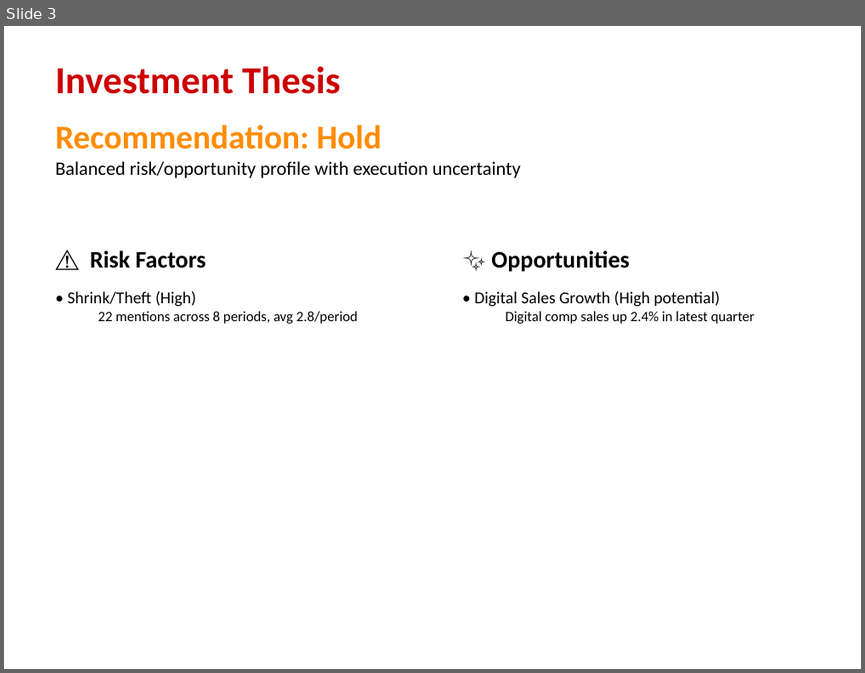
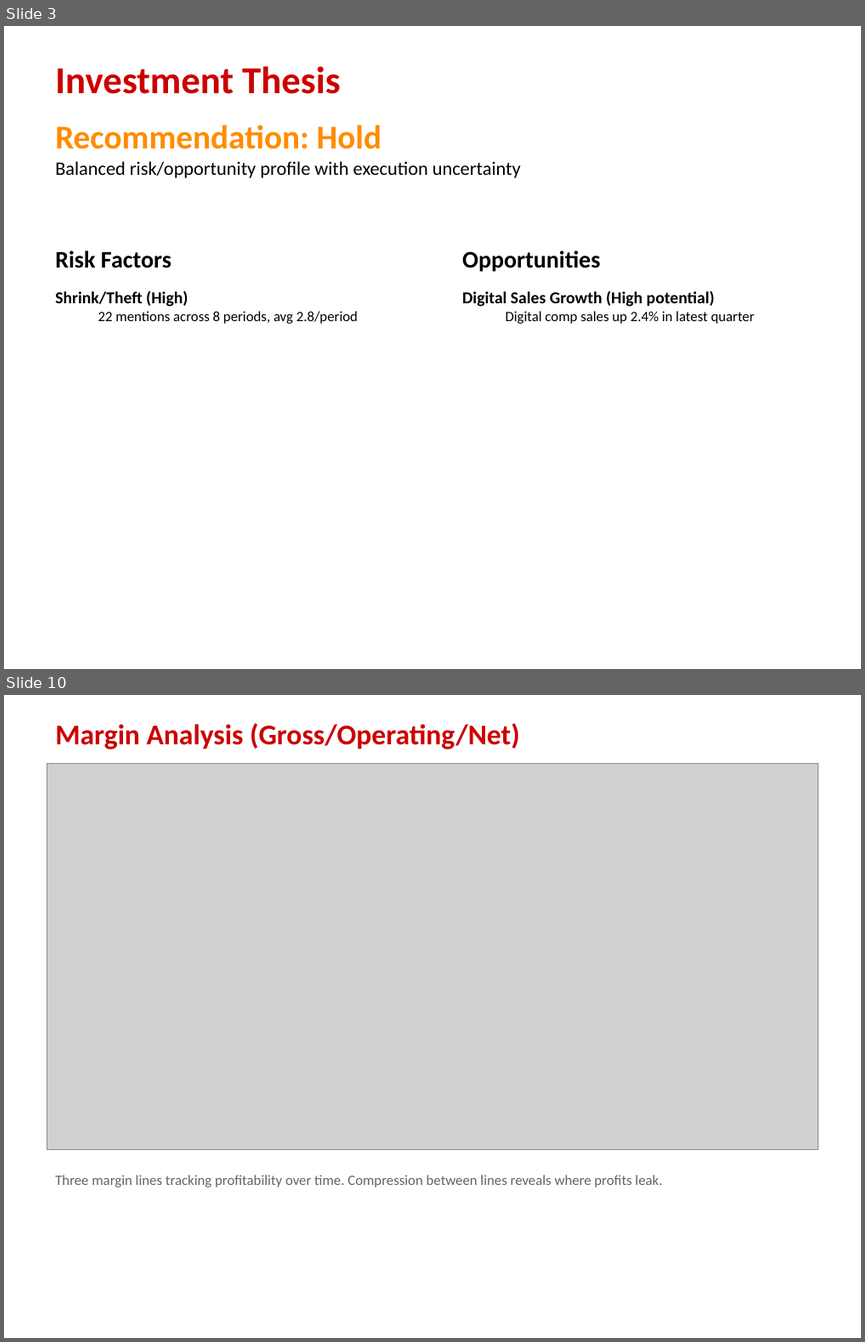
Before and after one commit to Alexander-Lombardo/financial-analyst-project, a slide deck: output/Target_Financial_Analysis.pptx. Shown one above the other, each under a label of ours: slide 3 before the commit, slides 3 and 10 after it; the slides between them are not shown. The pictures are 865x673 and 865x1342 pixels, drawn with LibreOffice and Linux fonts; fonts in the diff are those of the drawing; grey boxes stand for pictures. Boxes give left, top, right and bottom in pixels: in the first picture for what was removed or moved away, otherwise in the second. Text is boxed around its words. In the diff, an @@ line names an element or a change of style, - is before the commit and + after.

```diff
--- a/output/Target_Financial_Analysis.pptx
+++ b/output/Target_Financial_Analysis.pptx
@@ slide 10 added at <box>4,695,861,1338</box>, background #FFFFFF @@
@@ text added at <box>55,723,520,749</box>, 24 pt, text #CC0000, bold @@
+Margin Analysis (Gross/Operating/Net)
@@ picture added at <box>46,764,818,1149</box> @@
@@ text added at <box>55,1174,662,1187</box>, 12 pt, text #646464 @@
+Three margin lines tracking profitability over time. Compression between lines reveals where profits leak.
@@ slide 3 changed as well @@
@@ text at <box>55,250,188,306</box>: text changed; bold on @@
-⚠️ Risk Factors
-• Shrink/Theft (High)
+Risk Factors
+Shrink/Theft (High)
@@ text at <box>462,250,715,306</box>: text changed; bold on @@
-✨ Opportunities
-• Digital Sales Growth (High potential)
+Opportunities
+Digital Sales Growth (High potential)
```
Also in this commit, not shown: 1 other slide changed, 29 other slides added, 14 slides removed, 51 other files.
